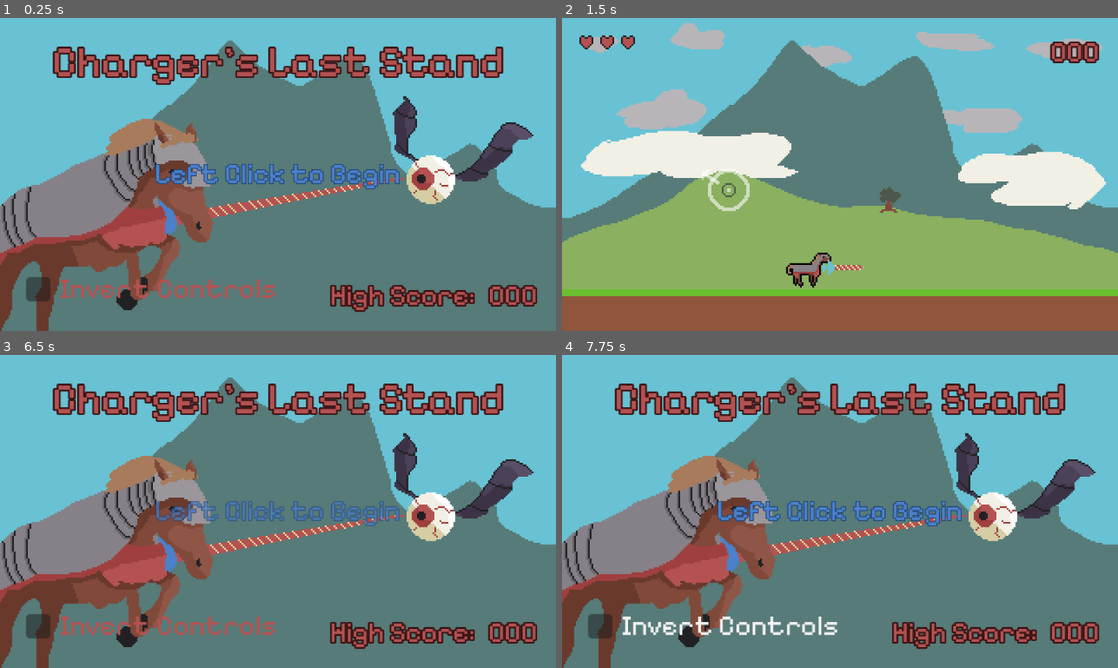
Above: before the commit, frames 1-4 (two rows, left to right).
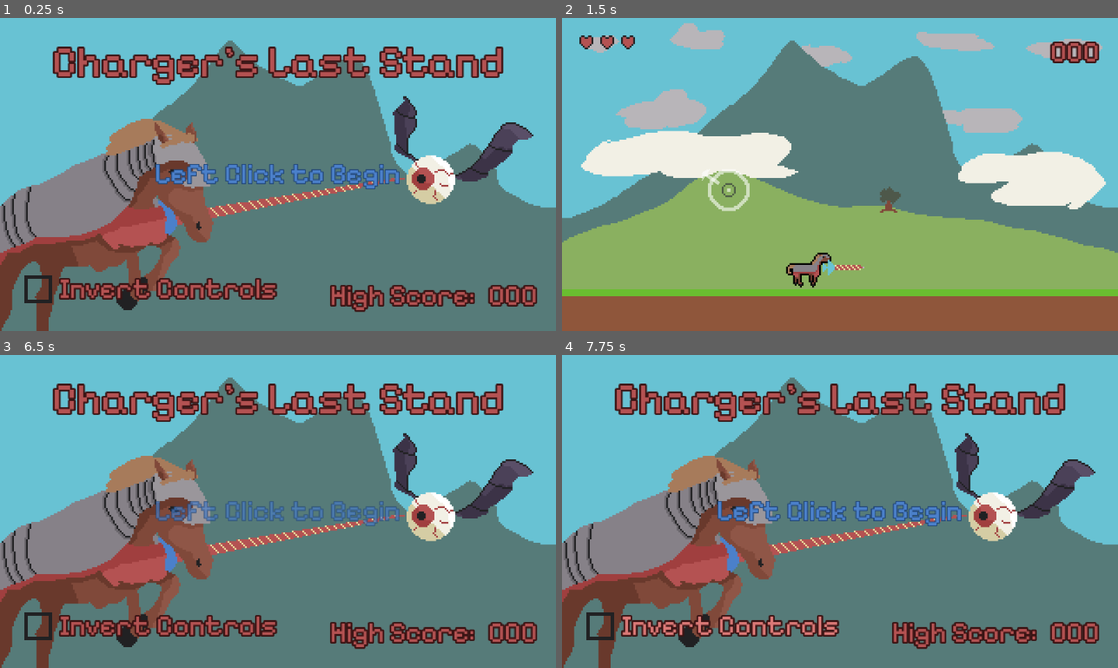
Above: after the commit, the same moments.

Repository: ErwinPrograms/Mini-Jam-205-Horses
Game: Godot game, scene res://scenes/views/main_menu.tscn
Same seed, same stepped clock (60 frames per second), same inputs: the game is played once before the commit and once after it. Sound files missing from this copy of the repository are replaced by a short silence.
Inputs (mouse positions are in pixels of both pictures, inside the frame that each line leads up to):
- Up to frame 1 (0.25 s): no input
- Up to frame 2 (1.5 s): tap Enter (ui_accept) at 0.5, 1.25 s; drag from (840, 174) to (895, 105) at 0.52 s; drag from (728, 190) to (840, 265) at 1.27 s
- Up to frame 3 (6.5 s): move the mouse to (333, 442) at 2.02 s; press the mouse at (333, 442) at 2.03 s; hold Left (ui_left) 2.03-2.75 s; release the mouse at (333, 442) at 2.75 s; drag from (250, 574) to (105, 608) at 2.77 s; move the mouse to (444, 558) at 3.52 s; press the mouse at (444, 558) at 3.53 s; hold Right (ui_right) 3.53-4.25 s; tap Enter (ui_accept) at 3.77 s; release the mouse at (444, 558) at 4.25 s; drag from (111, 464) to (194, 433) at 4.27 s; move the mouse to (305, 511) at 5.02 s; press the mouse at (305, 511) at 5.03 s; hold Right (ui_right) 5.03-5.75 s; release the mouse at (305, 511) at 5.75 s; tap Escape (restart) at 5.75 s; drag from (194, 433) to (166, 527) at 5.77 s
- Up to frame 4 (7.75 s): tap Enter (ui_accept) at 6.5, 6.77 s; move the mouse to (962, 495) at 6.52 s; press the mouse at (962, 495) at 6.53 s; hold Left (ui_left) 6.53-7.25 s; release the mouse at (962, 495) at 7.25 s; tap Escape (restart) at 7.25 s; drag from (728, 527) to (806, 608) at 7.27 s

The runs differ from the first frame. In frame 1, 1.7% of the frame differs, in the area x 4-50%, y 82-92%; in frame 2, nothing differs; in frame 3, 1.7%; in frame 4, 2.2%.

Commit message:
Update main to make invert control checkbox to use pixel art icon

Diff:
--- a/globals/view_manager.gd
+++ b/globals/view_manager.gd
@@ -28,10 +28,6 @@
 
 func to_next_scene() -> void:
 	if next_scene:
-		var music_position: float = get_tree().current_scene.get_music_position()
-
 		get_tree().change_scene_to_packed(next_scene)
 
-		#get_tree().current_scene.set_music_position(music_position)
-
 		next_scene = null
--- a/scenes/ui/invert_controls_box.tscn
+++ b/scenes/ui/invert_controls_box.tscn
@@ -1,14 +1,22 @@
 [gd_scene format=3 uid="uid://bffb2wb0tmufu"]
 
 [ext_resource type="FontFile" uid="uid://c8ohfea5gxd3t" path="res://assets/fonts/PixelifySans-VariableFont_wght.ttf" id="1_xml3k"]
+[ext_resource type="Texture2D" uid="uid://cp1xo6awpiheq" path="res://assets/ui/checkbox-ticked-16.png" id="2_olb03"]
 [ext_resource type="Script" uid="uid://dhaovuf416tl5" path="res://scenes/ui/invert_controls_box.gd" id="2_qapi3"]
+[ext_resource type="Texture2D" uid="uid://bmd5pqefhrarr" path="res://assets/ui/checkbox-empty-16.png" id="3_ll1pp"]
 
 [node name="InvertControlsBox" type="CheckBox" unique_id=1375608318]
 offset_right = 24.0
 offset_bottom = 24.0
 theme_override_colors/font_color = Color(0.7058824, 0.32156864, 0.32156864, 1)
+theme_override_colors/font_focus_color = Color(0.7058824, 0.32156864, 0.32156864, 1)
+theme_override_colors/font_pressed_color = Color(0.7058824, 0.32156864, 0.32156864, 1)
+theme_override_colors/font_hover_color = Color(0.85490197, 0.47058824, 0.4627451, 1)
+theme_override_colors/font_hover_pressed_color = Color(0.85490197, 0.47058824, 0.4627451, 1)
 theme_override_colors/font_outline_color = Color(0.23137255, 0.078431375, 0.078431375, 1)
 theme_override_fonts/font = ExtResource("1_xml3k")
+theme_override_icons/checked = ExtResource("2_olb03")
+theme_override_icons/unchecked = ExtResource("3_ll1pp")
 text = "Invert Controls"
 script = ExtResource("2_qapi3")
 
--- a/scenes/views/game.gd
+++ b/scenes/views/game.gd
@@ -16,12 +16,5 @@
 			)
 	)
 
-func set_music_position(from_postion: float) -> void:
-	music_player.stop()
-	music_player.play(from_postion)
-
-func get_music_position() -> float:
-	return music_player.get_playback_position()
-
 func on_game_over() -> void:
 	get_tree().paused = true
--- a/scenes/views/main_menu.gd
+++ b/scenes/views/main_menu.gd
@@ -9,10 +9,3 @@
 func _gui_input(event: InputEvent) -> void:
 	if event.is_action_pressed("primary"):
 		ViewManager.load_game()
-
-func set_music_position(from_postion: float) -> void:
-	music_player.stop()
-	music_player.play(from_postion)
-
-func get_music_position() -> float:
-	return music_player.get_playback_position()
--- a/scenes/views/main_menu.tscn
+++ b/scenes/views/main_menu.tscn
@@ -121,6 +121,7 @@
 layout_mode = 2
 size_flags_horizontal = 0
 size_flags_vertical = 8
+theme_override_constants/outline_size = 4
 
 [node name="MusicPlayer" type="AudioStreamPlayer" parent="." unique_id=175092120]
 stream = ExtResource("4_10idf")
Binary file added: assets/ui/checkbox-empty-16.png
Not shown, added: assets/ui/checkbox-empty-16.png.import
Binary file added: assets/ui/checkbox-ticked-16.png
Not shown, added: assets/ui/checkbox-ticked-16.png.import
